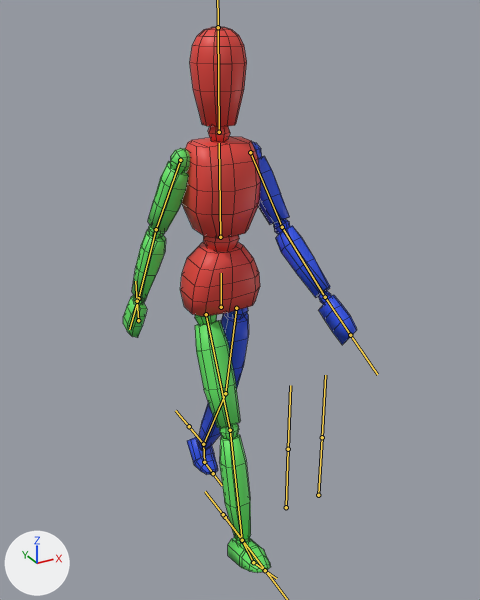
The FBX model Assets/Models/Template Entity.fbx, before and after one commit.
Camera for both pictures: a camera (50 mm lens) standing at (-0.911, -1.78, 1.735) and looking at (0.046, -0.04, 0.865). Every picture has the same lights, and +X, +Y and +Z are marked at lower left. Both versions are drawn at frame 51 of the action 'Armature|Walking'; the numbers are the values there. The bones that bend it are drawn over the model as lines. Mesh edges are drawn as thin lines.
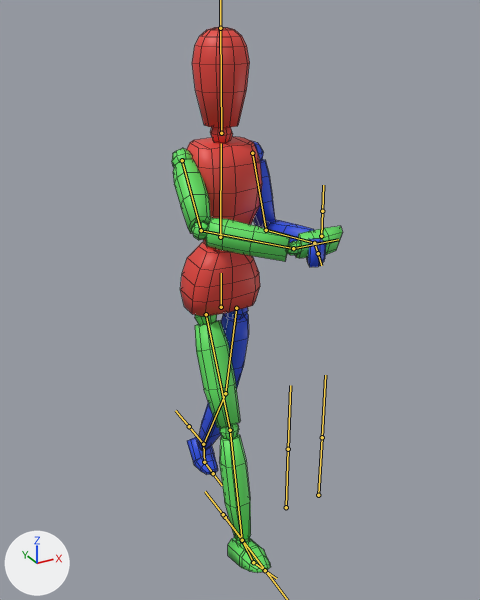
Boxes [x1, y1, x2, y2] around the edits, measured in the pictures (480 x 600 px):
'Cube', posed (27% narrower): before [123, 27, 357, 573]; after [172, 28, 342, 573]
bone 'Spine', root to tip: before (220, 237) to (219, 143); after (220, 237) to (221, 143)
bone 'Head', root to tip: before (219, 132) to (218, 27); after (221, 133) to (220, 28)
bone 'Upper Arm.L', root to tip: before (250, 152) to (282, 227); after (252, 153) to (266, 230)
bone 'Lower Arm.L', root to tip: before (282, 227) to (325, 297); after (266, 230) to (314, 243)
bone 'Hand.L', root to tip: before (325, 297) to (350, 335); after (314, 243) to (318, 253)
bone 'Upper Arm.R', root to tip: before (180, 160) to (156, 229); after (182, 160) to (201, 230)
bone 'Lower Arm.R', root to tip: before (156, 229) to (138, 298); after (201, 230) to (293, 248)
bone 'Hand.R', root to tip: before (138, 298) to (129, 329); after (293, 248) to (338, 239)

What the commit changed:
Bone 'Spine' (bone_spine) turns from (0, 0, 0) to (3, 0, 0) degrees about its own x, y and z.
Bone 'Head' (bone_head) turns from (0, 0, 0) to (-2, 0, 0) degrees about its own x, y and z.
Bone 'Upper Arm.L' (bone_upper_arm_l) turns from (25, -5, -79) to (10, -1, -82) degrees about its own x, y and z.
Bone 'Lower Arm.L' (bone_lower_arm_l) turns from (18, -3, -1) to (90, -2, -6) degrees about its own x, y and z.
Bone 'Hand.L' (bone_hand_l) turns from (6, -1, 0) to (1, -5, -32) degrees about its own x, y and z.
Bone 'Upper Arm.R' (bone_upper_arm_r) turns from (-20, -4, 78) to (53, 7, 85) degrees about its own x, y and z.
Bone 'Lower Arm.R' (bone_lower_arm_r) turns from (6, 1, 0) to (15, -19, 57) degrees about its own x, y and z.
Bone 'Hand.R' (bone_hand_r) turns from (-6, -1, 0) to (5, 12, 32) degrees about its own x, y and z.
